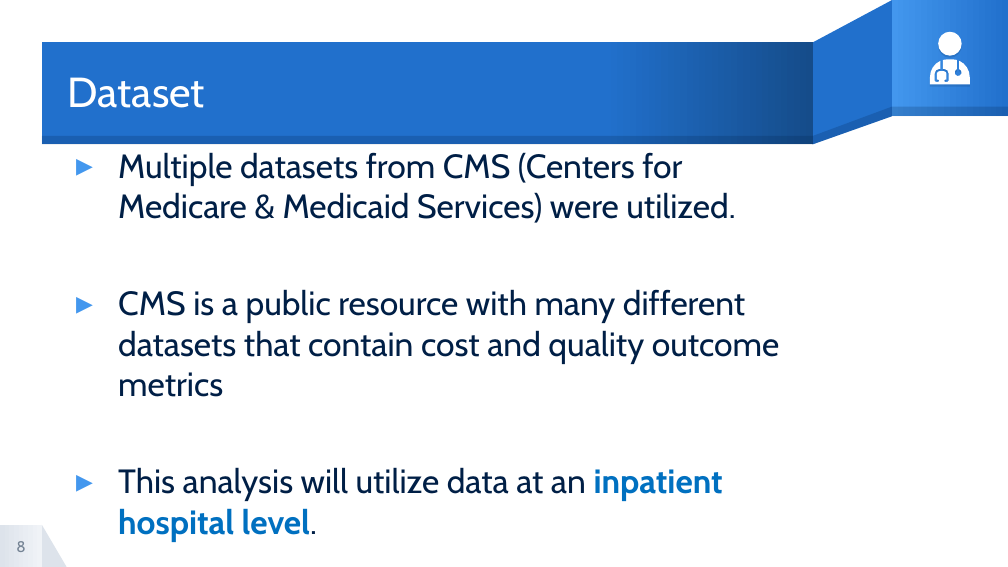
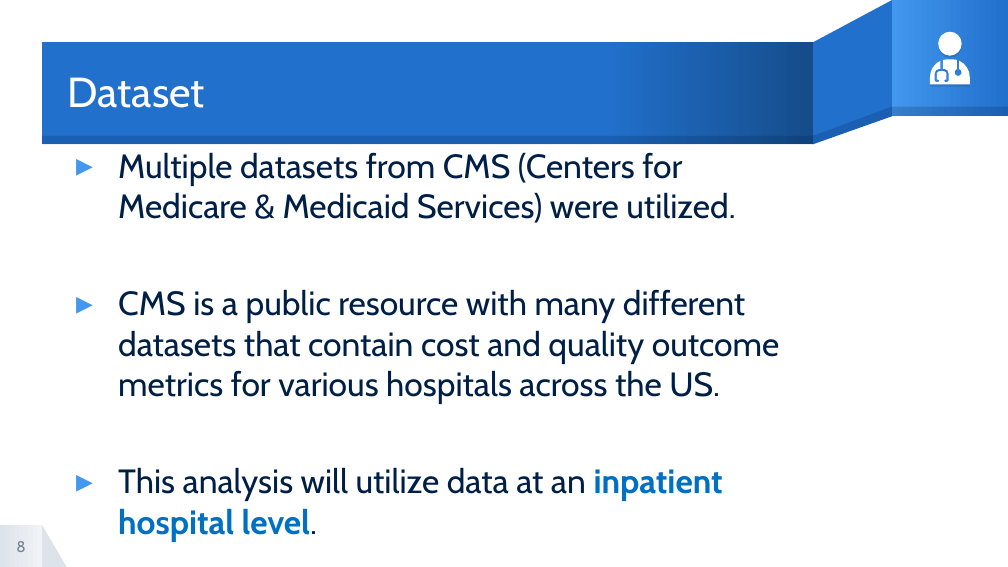
Before and after one commit to cdnapier/provider_cost_vs_quality, a slide deck: slide 8 of cdnapier_capstone_NSSDA13.pptx. Drawn at 1008x567 pixels with LibreOffice and Linux fonts; fonts in the diff are those of the drawing. Boxes give left, top, right and bottom in pixels: in the first picture for what was removed or moved away, otherwise in the second. Text is boxed around its words. In the diff, an @@ line names an element or a change of style, - is before the commit and + after.

```diff
--- a/cdnapier_capstone_NSSDA13.pptx
+++ b/cdnapier_capstone_NSSDA13.pptx
@@ text at box(118, 289, 779, 404): text changed @@
-▸ CMS is a public resource with many different datasets that contain cost and quality outcome metrics
+▸ CMS is a public resource with many different datasets that contain cost and quality outcome metrics for various hospitals across the US.
```
Also in this commit, not shown: 5 other slides changed, 1 slide added, 1 slide removed, 7 other files.
